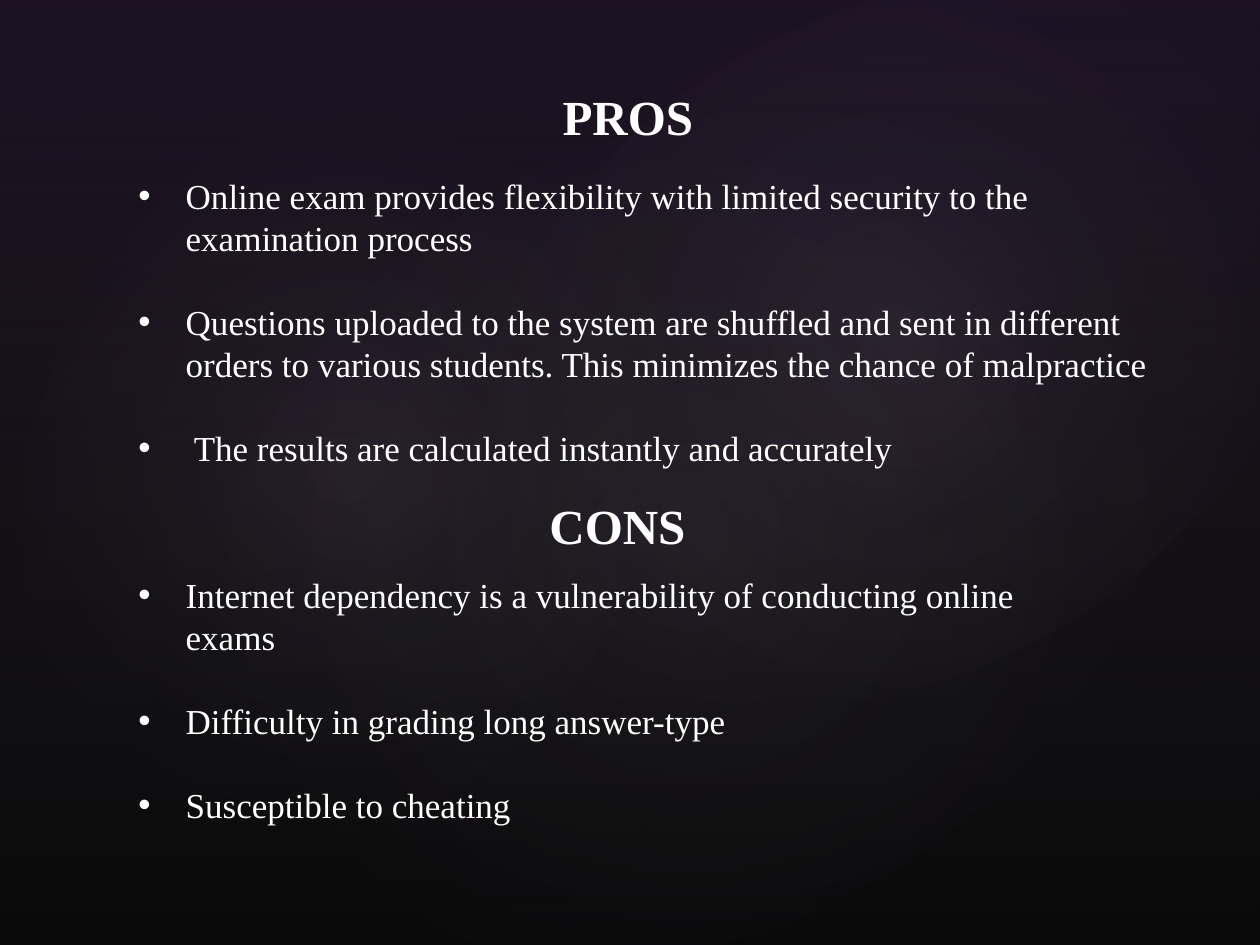
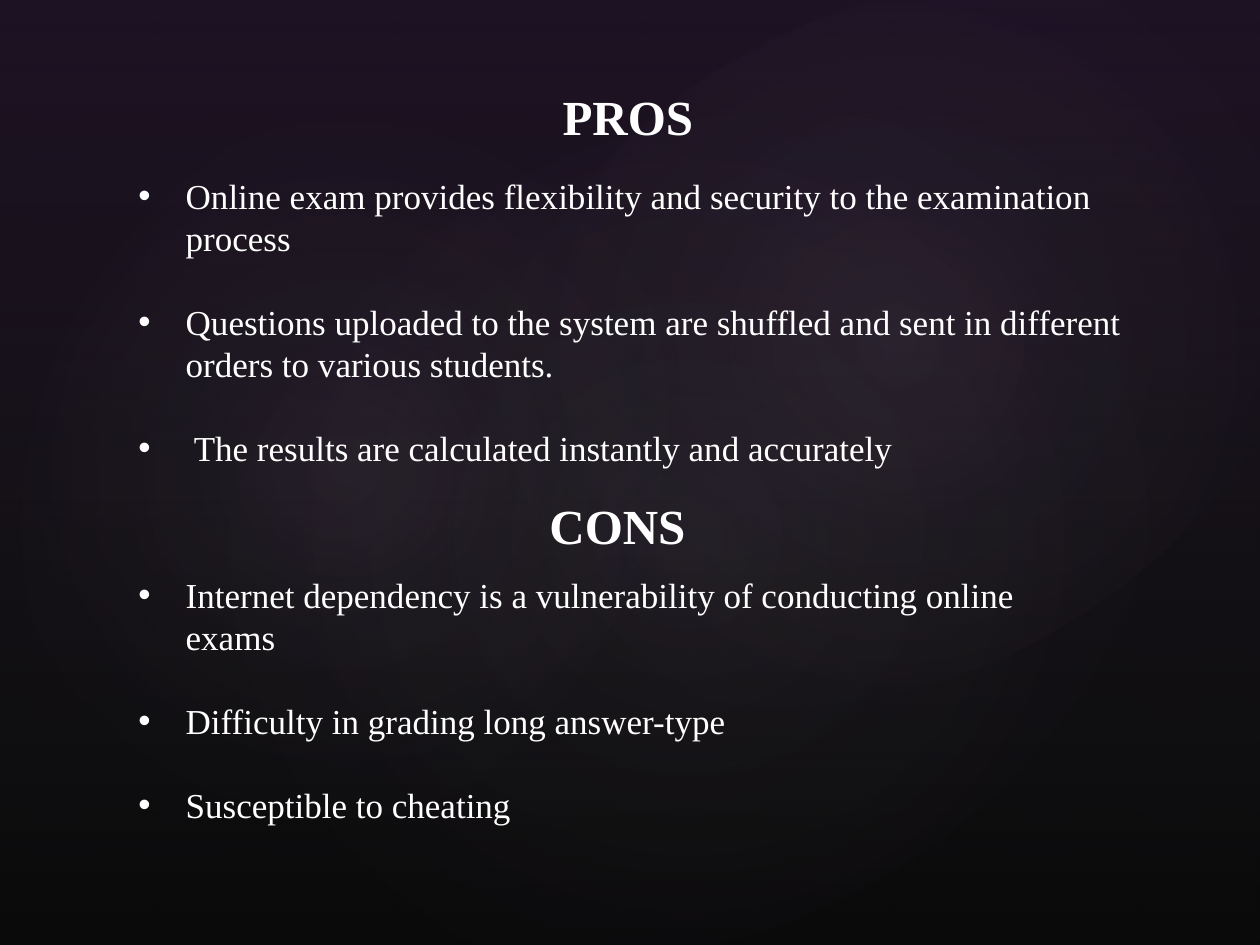
Before and after one commit to fake-friend/online_examination_with_security, a slide deck: slide 19 of Project.pptx (slide 17 before the commit). Drawn at 1260x945 pixels with LibreOffice and Linux fonts; fonts in the diff are those of the drawing; background and template pictures are left out. Boxes give left, top, right and bottom in pixels: in the first picture for what was removed or moved away, otherwise in the second. Text is boxed around its words. In the diff, an @@ line names an element or a change of style, - is before the commit and + after.

Commit message:
ppt final

```diff
--- a/Project.pptx
+++ b/Project.pptx
@@ text at (186, 184, 1120, 378): text changed @@
-• Online exam provides flexibility with limited security to the examination process
-• Questions uploaded to the system are shuffled and sent in different orders to various students. This minimizes the chance of malpractice
+• Online exam provides flexibility and security to the examination process
+• Questions uploaded to the system are shuffled and sent in different orders to various students.
```
Also in this commit, not shown: 4 other slides changed, 2 slides added, 1 other file.
